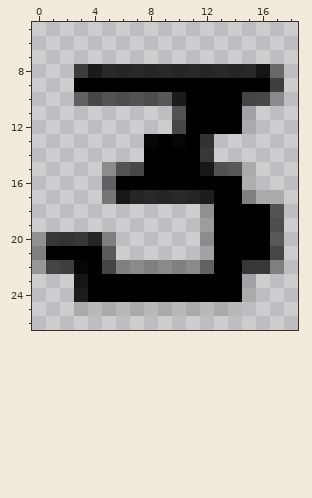
Pixel-art sprite -- assets/3.png. The picture above was drawn from the file before the commit.
The file is 20x30 pixels. Pixels under 10% opacity are left out. Colours within 5 levels of each other are drawn and written as one. Shown: x 0..18, y 5..26.
The same view after the edit:
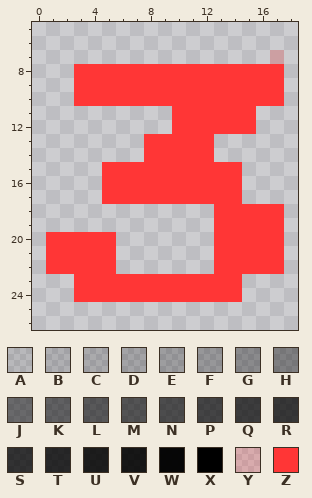
Palette (. is transparent): A #0000001a  B #00000025  C #0000002c  D #00000034  E #0000003c  F #00000043  G #00000053  H #00000061  J #0000007c  K #00000087  L #00000092  M #00000098  N #000000a0  P #000000ab  Q #000000b4  R #000000bb  S #000000c1  T #000000cd  U #000000db  V #000000e3  W #000000f7  X #000000  Y #ff323238  Z #ff3636
The edit:
Changed rows in their new state; - is an unchanged pixel.
first column x 0:
 7 -----------------Y
 8 ---ZZZZZZZZZZZZZZZ
 9 ---ZZZZZZZZZZZZZZZ
10 ---ZZZZZZZZZZZZZZZ
11 ----------ZZZZZZ--
12 ----------ZZZZZZ--
13 --------ZZZZZ-----
14 --------ZZZZZ-----
15 -----ZZZZZZZZZZ.--
16 -----ZZZZZZZZZZ.--
17 -----ZZZZZZZZZZ...
18 ------------.ZZZZZ
19 ------------.ZZZZZ
20 .ZZZZZ------.ZZZZZ
21 .ZZZZZ------.ZZZZZ
22 .ZZZZZ.......ZZZZZ
23 ---ZZZZZZZZZZZZ.--
24 ---ZZZZZZZZZZZZ.--
25 ---............---
Changed places in both pictures, as pixel boxes (x1, y1, x2, y2):
changed: (32, 50, 284, 316)
